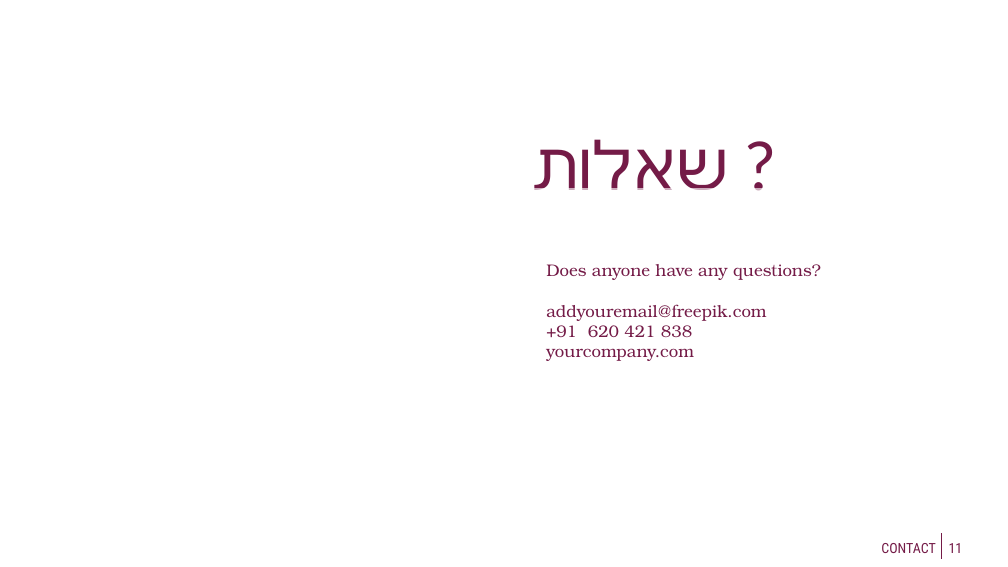
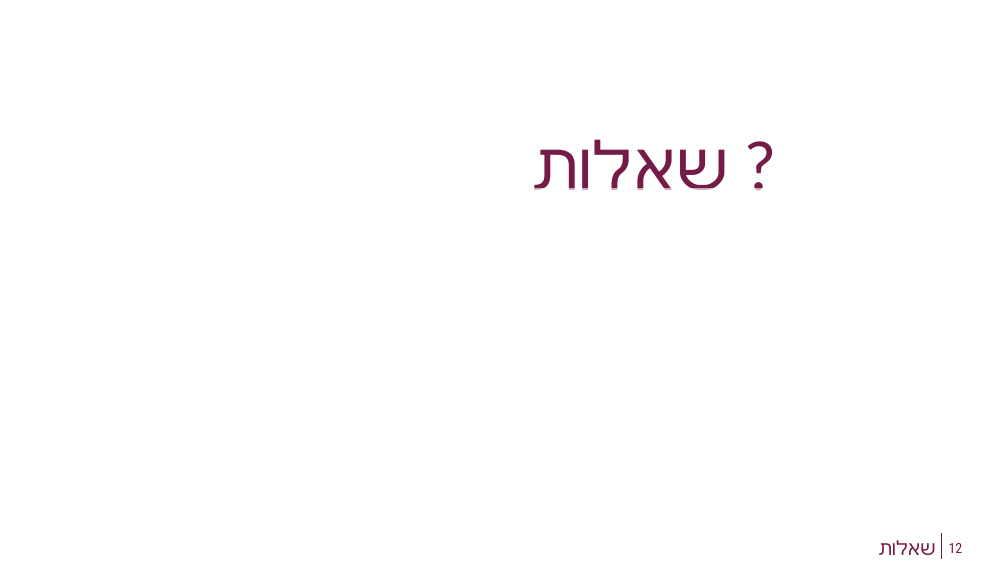
Before and after one commit to Effi-S/Image-Organizer, a slide deck: slide 12 of מצגת.pptx (slide 11 before the commit). Drawn at 1008x567 pixels with LibreOffice and Linux fonts; fonts in the diff are those of the drawing; background and template pictures are left out. Boxes give left, top, right and bottom in pixels: in the first picture for what was removed or moved away, otherwise in the second. Text is boxed around its words. In the diff, an @@ line names an element or a change of style, - is before the commit and + after.

```diff
--- a/מצגת.pptx
+++ b/מצגת.pptx
@@ subtitle removed at box(546, 264, 821, 361) @@
-Does anyone have any questions?
-addyouremail@freepik.com
-+91 620 421 838
-yourcompany.com
@@ rectangle removed at box(0, 523, 1008, 566) @@
@@ title at box(879, 540, 936, 555): text changed; size 10 to 14 pt; font Roboto Condensed to Lato @@
-CONTACT
+שאלות
@@ page number at box(949, 543, 963, 553): text changed @@
-11
+12
```
Also in this commit, not shown: 3 other slides changed, 6 slides added, 6 slides removed.
